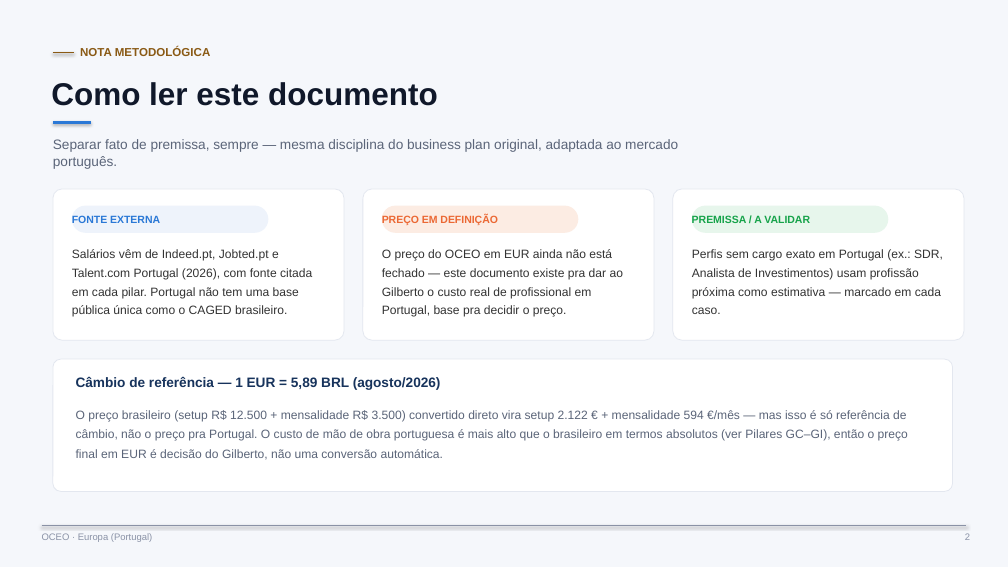
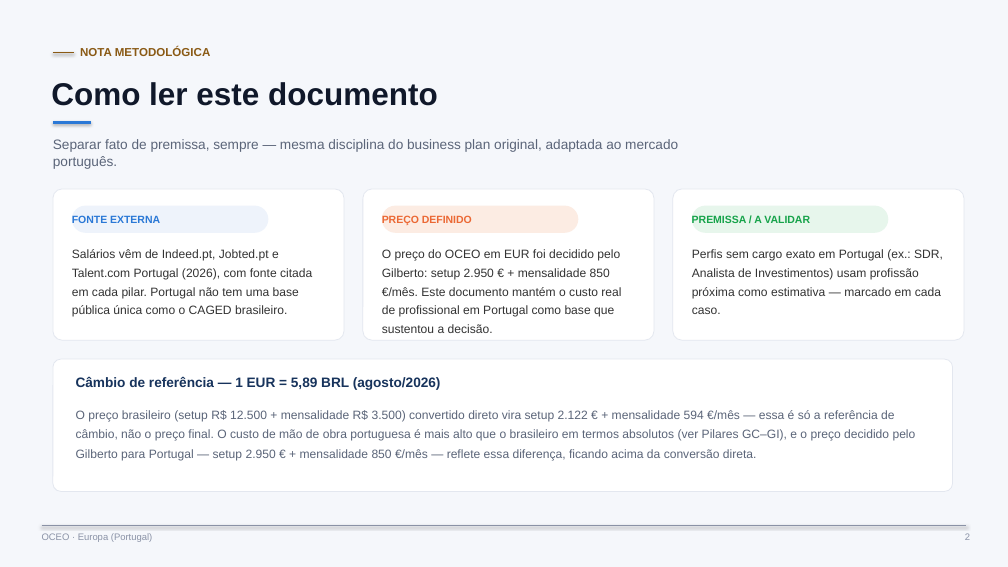
Before and after one commit to gibasenaprodutosdigitais-jpg/gilbertoos, a slide deck: slide 2 of outros-projetos/oceo/OCEO - Business Plan Europa (Portugal).pptx. Drawn at 1008x567 pixels with LibreOffice and Linux fonts; fonts in the diff are those of the drawing. Boxes give left, top, right and bottom in pixels: in the first picture for what was removed or moved away, otherwise in the second. Text is boxed around its words. In the diff, an @@ line names an element or a change of style, - is before the commit and + after.

```diff
--- a/outros-projetos/oceo/OCEO - Business Plan Europa (Portugal).pptx
+++ b/outros-projetos/oceo/OCEO - Business Plan Europa (Portugal).pptx
@@ text at <box>382,216,472,226</box>: text changed @@
-PREÇO EM DEFINIÇÃO
+PREÇO DEFINIDO
@@ text at <box>382,249,621,333</box>: text changed @@
-O preço do OCEO em EUR ainda não está fechado — este documento existe pra dar ao Gilberto o custo real de profissional em Portugal, base pra decidir o preço.
+O preço do OCEO em EUR foi decidido pelo Gilberto: setup 2.950 € + mensalidade 850 €/mês. Este documento mantém o custo real de profissional em Portugal como base que sustentou a decisão.
@@ text at <box>76,410,916,460</box>: text changed @@
-O preço brasileiro (setup R$ 12.500 + mensalidade R$ 3.500) convertido direto vira setup 2.122 € + mensalidade 594 €/mês — mas isso é só referência de câmbio, não o preço pra Portugal. O custo de mão de obra portuguesa é mais alto que o brasileiro em termos absolutos (ver Pilares GC–GI), então o preço final em EUR é decisão do Gilberto, não uma conversão automática.
+O preço brasileiro (setup R$ 12.500 + mensalidade R$ 3.500) convertido direto vira setup 2.122 € + mensalidade 594 €/mês — essa é só a referência de câmbio, não o preço final. O custo de mão de obra portuguesa é mais alto que o brasileiro em termos absolutos (ver Pilares GC–GI), e o preço decidido pelo Gilberto para Portugal — setup 2.950 € + mensalidade 850 €/mês — reflete essa diferença, ficando acima da conversão direta.
```
Also in this commit, not shown: 4 other slides changed, 2 other files.
